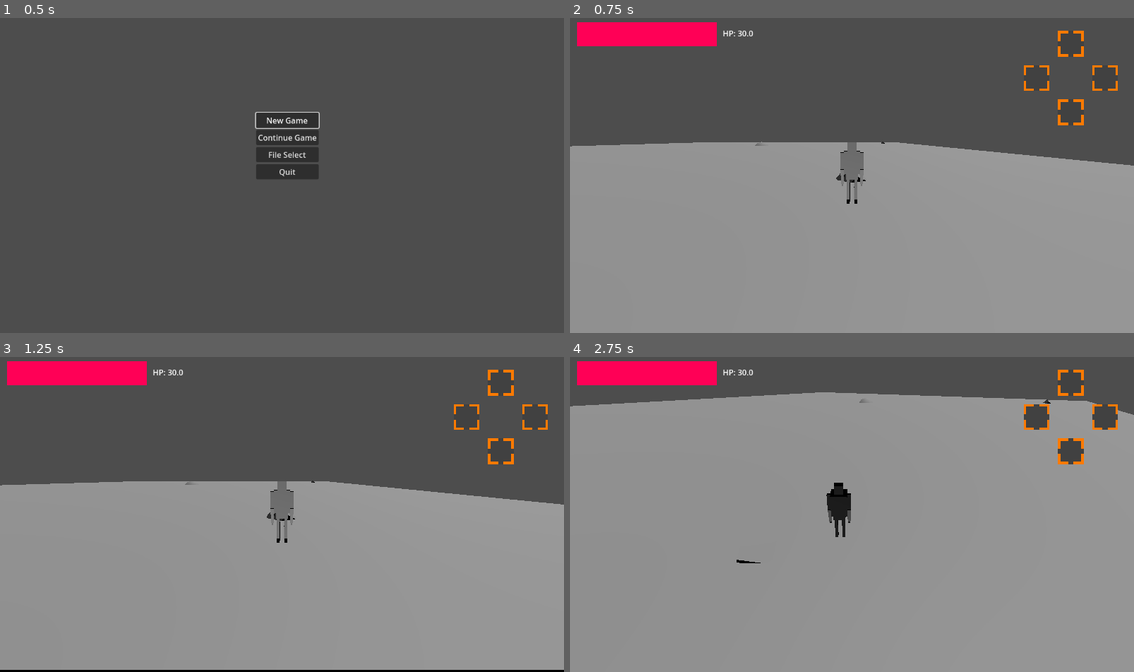
Above: before the commit, frames 1-4 (two rows, left to right).
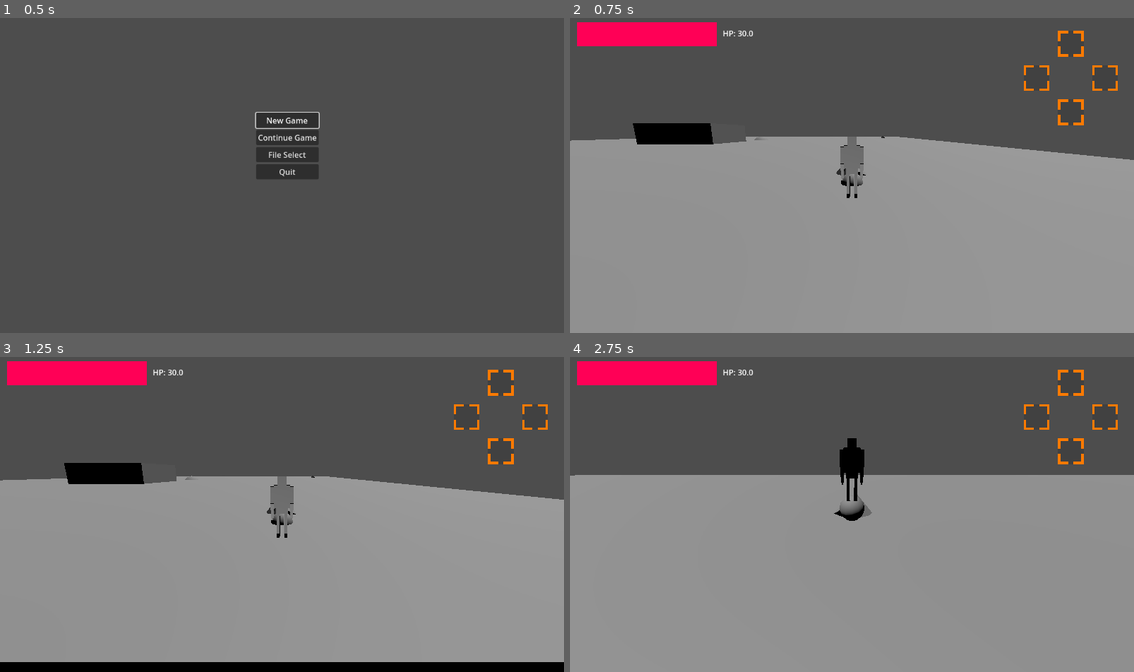
Above: after the commit, the same moments.

Repository: stron1le/MVM28
Game: Godot game, scene res://Scenes/start_screen.tscn
Same seed, same stepped clock (60 frames per second), same inputs: the game is played once before the commit and once after it.
Inputs (mouse positions are in pixels of both pictures, inside the frame that each line leads up to):
- Up to frame 1 (0.5 s): no input
- Up to frame 2 (0.75 s): click "New Game" at 0.5 s
- Up to frame 3 (1.25 s): no input
- Up to frame 4 (2.75 s): tap Enter at 1.25 s; move the mouse to (880, 511) at 1.27 s; hold W (ForwardAxisNegative) from 1.28 s (still down); tap Middle mouse button (Attack) at 1.35 s; tap Space (Jump) at 1.52, 2.27 s; move the mouse to (823, 514) at 2.02 s; tap Left (HorizontalAxisNegative) at 2.1 s

Frame 1 is identical in both runs. In frame 2, 2.6% of the frame differs, in the area x 0-100%, y 33-59%; in frame 3, 4.8%; in frame 4, 24%, in the area x 0-100%, y 11-66%.

Commit message:
Added a lockon
There is now a lockon class that should allow the player to lock onto other objects. Currently it always activates on character spawn, but I will soon make a change so that it can be created from a 'LockOnTarget' at any time.

Diff:
--- /dev/null
+++ b/mvm28/Scenes/lockon.tscn
@@ -0,0 +1,8 @@
+[gd_scene load_steps=2 format=3 uid="uid://ciox6b4f4bg23"]
+
+[ext_resource type="Script" uid="uid://pdrgqdfcdq1a" path="res://Scripts/LockonTester.gd" id="1_xmlpk"]
+
+[node name="Lockon" type="Node3D"]
+script = ExtResource("1_xmlpk")
+
+[node name="CSGSphere3D" type="CSGSphere3D" parent="."]
--- a/mvm28/Scenes/save_crystal.tscn
+++ b/mvm28/Scenes/save_crystal.tscn
@@ -6,6 +6,9 @@
 
 [sub_resource type="CylinderShape3D" id="CylinderShape3D_jl238"]
 radius = 1.8667
+
+[sub_resource type="CylinderShape3D" id="CylinderShape3D_dx0k3"]
+radius = 0.990234
 
 [node name="SaveCrystal" type="Area3D"]
 script = ExtResource("1_lulg3")
@@ -18,5 +21,11 @@
 [node name="CollisionShape3D" type="CollisionShape3D" parent="."]
 shape = SubResource("CylinderShape3D_jl238")
 
+[node name="StaticBody3D" type="StaticBody3D" parent="."]
+collision_layer = 2
+
+[node name="CollisionShape3D" type="CollisionShape3D" parent="StaticBody3D"]
+shape = SubResource("CylinderShape3D_dx0k3")
+
 [connection signal="body_entered" from="." to="." method="_on_body_entered"]
 [connection signal="body_exited" from="." to="." method="_on_body_exited"]
--- a/mvm28/Scenes/test_character.tscn
+++ b/mvm28/Scenes/test_character.tscn
@@ -90,7 +90,7 @@
 transform = Transform3D(-0.2, 0, -1.74846e-08, 0, 0.2, 0, 1.74846e-08, 0, -0.2, 0, 0, 0)
 
 [node name="BoneAttachment3D" type="BoneAttachment3D" parent="ThirdTestCharacter/Armature/Skeleton3D" index="1"]
-transform = Transform3D(-5, 0, 4.37114e-07, 0, 5, 0, -4.37114e-07, 0, -5, 0, -7.03894, 0)
+transform = Transform3D(-0.995788, -1.56229e-07, 0.0916902, 1.18632e-07, -1, -1.85197e-08, 0.0916902, 1.11759e-08, 0.995788, 1.57791, -3.58239, -0.072492)
 bone_name = "Hand.R"
 bone_idx = 10
 
--- a/mvm28/Scenes/test_room.tscn
+++ b/mvm28/Scenes/test_room.tscn
@@ -1,9 +1,12 @@
-[gd_scene load_steps=3 format=3 uid="uid://bewbtejyphgkr"]
+[gd_scene load_steps=4 format=3 uid="uid://bewbtejyphgkr"]
 
 [ext_resource type="PackedScene" uid="uid://b16okbm7tst43" path="res://Scenes/save_crystal.tscn" id="3_arrdh"]
 
 [sub_resource type="ConcavePolygonShape3D" id="ConcavePolygonShape3D_oqbmf"]
 data = PackedVector3Array(-50, -1, 50, -2.04065, -1, -9.46019, -2.35634, -1, -10.6384, 1.17817, -1, -12.679, 50, -1, -5 …(14287 unchanged characters)…
+
+[sub_resource type="BoxShape3D" id="BoxShape3D_ycph5"]
+size = Vector3(14.5981, 4.35962, 12.4757)
 
 [node name="test_room" type="Node3D"]
 
@@ -32,3 +35,14 @@
 [node name="SaveCrystal2" parent="." instance=ExtResource("3_arrdh")]
 transform = Transform3D(1, 0, 0, 0, 1, 0, 0, 0, 1, 39.9028, 0, -34.8052)
 id = 1
+
+[node name="StaticBody3D2" type="StaticBody3D" parent="."]
+collision_layer = 2
+
+[node name="CollisionShape3D" type="CollisionShape3D" parent="StaticBody3D2"]
+transform = Transform3D(1, 0, 0, 0, 1, 0, 0, 0, 1, -6.79907, 1.67981, 5.73785)
+shape = SubResource("BoxShape3D_ycph5")
+
+[node name="CSGBox3D" type="CSGBox3D" parent="StaticBody3D2"]
+transform = Transform3D(1, 0, 0, 0, 1, 0, 0, 0, 1, -6.7644, 1.68695, 5.78412)
+size = Vector3(14.5288, 4.3739, 12.5682)
--- a/mvm28/Scripts/Globals.gd
+++ b/mvm28/Scripts/Globals.gd
@@ -12,8 +12,10 @@
 var Inventory = {};
 func _process(delta):
 	if (Input.is_action_just_pressed("TriggerRight") and !paused):
-		var x = load("res://Items/WeaponItem/DefaultWeapon.tres").duplicate();
-		add_to_Inventory(x);
+		add_test_weapon();
+func add_test_weapon():
+	var x = load("res://Items/WeaponItem/DefaultWeapon.tres").duplicate();
+	add_to_Inventory(x);
 func get_terrain(terrain_name:String):
 	match(terrain_name):
 		"STANDARD_TERRAIN":
--- /dev/null
+++ b/mvm28/Scripts/LockonTester.gd
@@ -0,0 +1,17 @@
+class_name LockOn extends Node3D
+@export var target1:Node3D;
+@export var target2:Node3D;
+static var availableLockOns=[];
+func _process(delta):
+	if (target1!=null):
+		if (target2!=null):
+			global_position=(target1.global_position+target2.global_position)*0.5;
+		else:
+			global_position=target1.global_position;
+	elif (target2!=null):
+		global_position=target2.global_position;
+func _init():
+	availableLockOns.append(self);
+func _exit_tree():
+	var lockonIndex=availableLockOns.find(self);
+	availableLockOns.remove_at(lockonIndex)
--- a/mvm28/Scripts/TwistPivot.gd
+++ b/mvm28/Scripts/TwistPivot.gd
@@ -3,6 +3,7 @@
 @export var displacer:Node3D;
 @export var maxDisplacement=2;
 @export var cam:Camera3D;
+var lockedOn:bool=true;
 const CAMERA_TURN_SPEED=deg_to_rad(180);
 var mouseHidden:bool=true;
 func _ready():
@@ -12,6 +13,15 @@
 		global_position=target.global_position+Vector3.UP;
 	if (Globals.paused):
 		return;
+	if (!LockOn.availableLockOns.is_empty()):
+		moveCameraRelative(delta);
+		var lookLocation=LockOn.availableLockOns.get(0).global_position;
+		lookLocation.y=global_position.y;
+		look_at(lookLocation,Vector3.UP);
+		cam.look_at(LockOn.availableLockOns.get(0).target1.global_position);
+		return;
+	else:
+		cam.look_at(global_position);
 	var cam_input = Input.get_vector("TurnCameraLeftController","TurnCameraRightController","TurnCameraDownController","TurnCameraUpController");
 	if (cam_input!=Vector2.ZERO):
 		var cam_target_angle=CAMERA_TURN_SPEED*cam_input.x*delta
@@ -21,7 +31,7 @@
 		$PitchPivot.rotation_degrees.x=clamp($PitchPivot.rotation_degrees.x,-60,60);
 	moveCameraRelative(delta);
 func _unhandled_input(event):
-	if ((event is InputEventMouseMotion) and mouseHidden):
+	if ((event is InputEventMouseMotion) and !Globals.paused and !lockedOn):
 		rotation_degrees.y-=event.relative.x*0.5;
 		$PitchPivot.rotation_degrees.x-=event.relative.y*0.2;
 		$PitchPivot.rotation_degrees.x=clamp($PitchPivot.rotation_degrees.x,-60,60);
@@ -29,6 +39,8 @@
 		Input.set_mouse_mode(Input.MOUSE_MODE_VISIBLE if mouseHidden else Input.MOUSE_MODE_CAPTURED);
 		mouseHidden=!mouseHidden;
 func moveCameraRelative(delta):
+	if (target is PlayerCharacter and target.currentState==PlayerCharacter.PLAYERSTATE.ACT_JUMP):
+		return;
 	if ("velocity" in target):
 		displacer.global_position=$PitchPivot.global_position+target.velocity.normalized()*maxDisplacement;
 		var movementVector = Input.get_vector("HorizontalAxisNegative","HorizontalAxisPositive","ForwardAxisNegative","ForwardAxisPositive");
--- a/mvm28/Scripts/save_crystal.gd
+++ b/mvm28/Scripts/save_crystal.gd
@@ -15,6 +15,7 @@
 		newCam.target=newPlay;
 		newCam.make_current();
 		Globals.playerPosition=id;
+		testing_code_delete_later(newPlay)
 func _on_body_entered(body):
 	if (body.is_in_group("Player")):
 		interacting=true;
@@ -32,3 +33,10 @@
 	if (body.is_in_group("Player")):
 		interacting=false;
 	pass # Replace with function body.
+func testing_code_delete_later(char):
+	var lockOn:PackedScene=load("res://Scenes/lockon.tscn");
+	var newLock = lockOn.instantiate();
+	get_tree().root.add_child(newLock);
+	newLock.global_position=global_position;
+	newLock.target1=self;
+	newLock.target2=char;
--- a/mvm28/Scripts/test_character.gd
+++ b/mvm28/Scripts/test_character.gd
@@ -1,6 +1,6 @@
 class_name PlayerCharacter extends CharacterBody3D
-const INITIAL_JUMP_SPEED=5;
-const RUNNING_JUMP_MULTIPLIER=0.8;
+const INITIAL_JUMP_SPEED=10;
+const RUNNING_JUMP_MULTIPLIER=0.0;
 const MAX_RUN_SPEED=10;
 const MAX_GREATSWORD_WALK_SPEED=3;
 const RUN_ACCELERATION=20;
Not shown: 1 places in mvm28/Scenes/save_crystal.tscn that only renumber resources
Not shown, added: mvm28/Scripts/LockonTester.gd.uid
